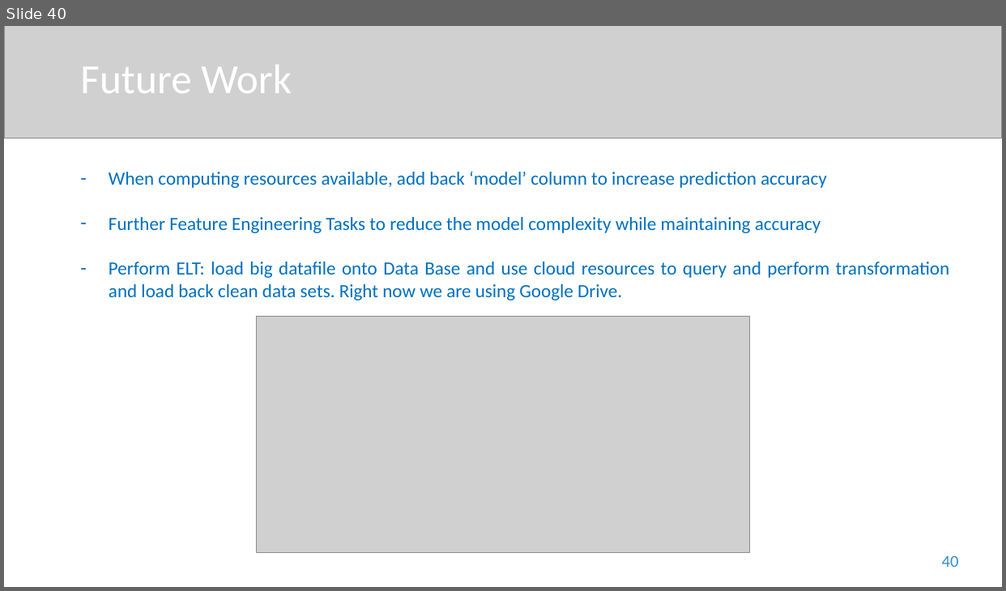
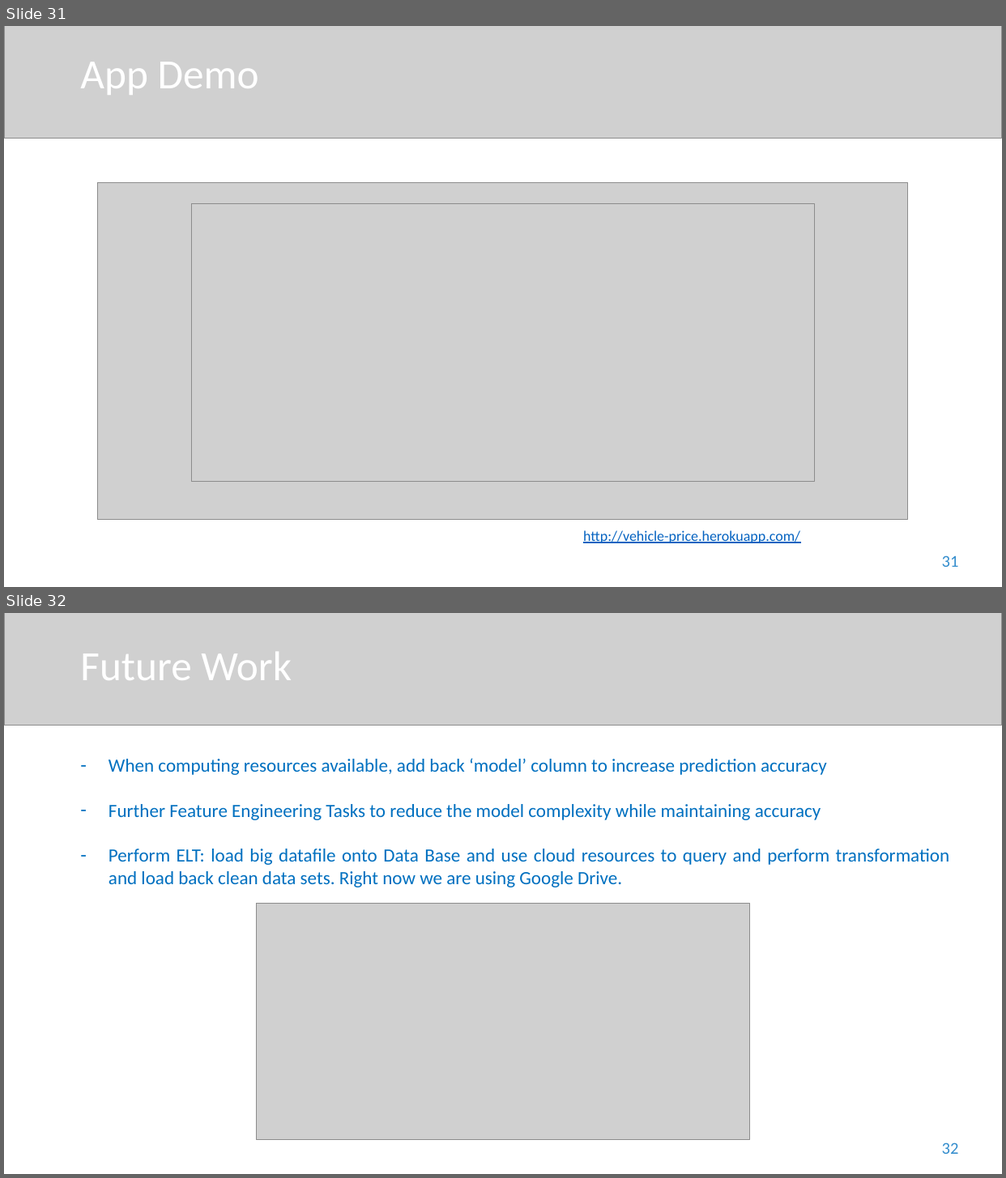
Before and after one commit to Dearsu520/automotive-modeling-project, a slide deck: ETL/Final Project.pptx. Shown one above the other, each under a label of ours: slide 40 before the commit, slides 31 and 32 after it. The pictures are 1006x591 and 1006x1178 pixels, drawn with LibreOffice and Linux fonts; fonts in the diff are those of the drawing; grey boxes stand for pictures. Boxes give left, top, right and bottom in pixels: in the first picture for what was removed or moved away, otherwise in the second. Text is boxed around its words. In the diff, an @@ line names an element or a change of style, - is before the commit and + after.

```diff
--- a/ETL/Final Project.pptx
+++ b/ETL/Final Project.pptx
@@ slide 31 added at <box>4,26,1002,587</box>, background #FFFFFF @@
@@ picture added at <box>4,26,1002,139</box> @@
@@ title added at <box>80,62,259,95</box>, 40 pt, text #FFFFFF @@
+App Demo
@@ picture added at <box>98,182,908,519</box> @@
@@ picture added at <box>192,203,815,481</box> @@
@@ text added at <box>583,531,800,544</box>, 14 pt, text #0563C1, underline @@
+http://vehicle-price.herokuapp.com/
@@ page number added at <box>942,556,959,567</box>, 16 pt, text #338DCD @@
+31
@@ what was slide 40 is now slide 32 @@
@@ page number at <box>942,1143,959,1154</box>: text changed @@
-40
+32
```
Also in this commit, not shown: 2 slides changed, 1 other slide added, 10 slides removed.
